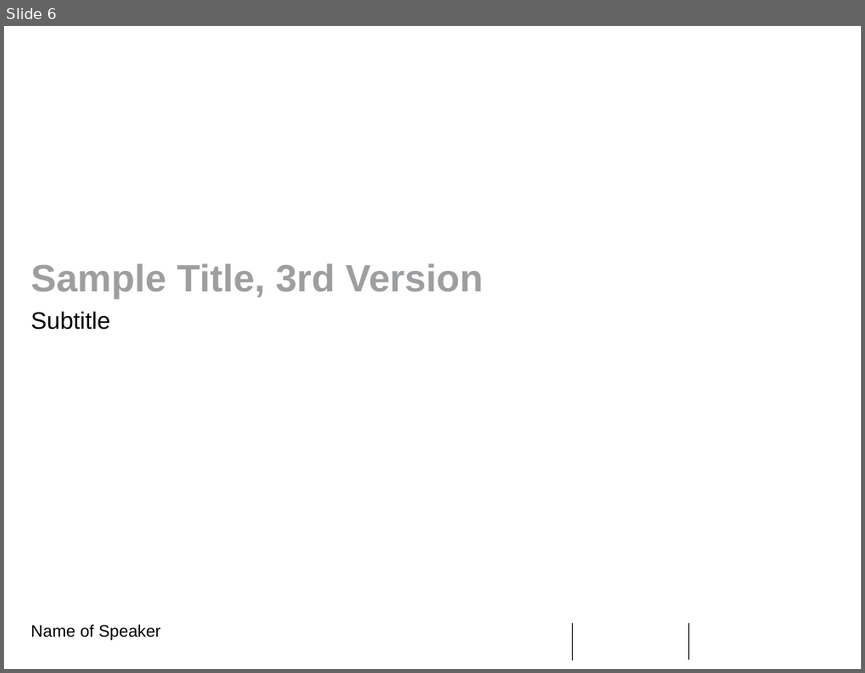
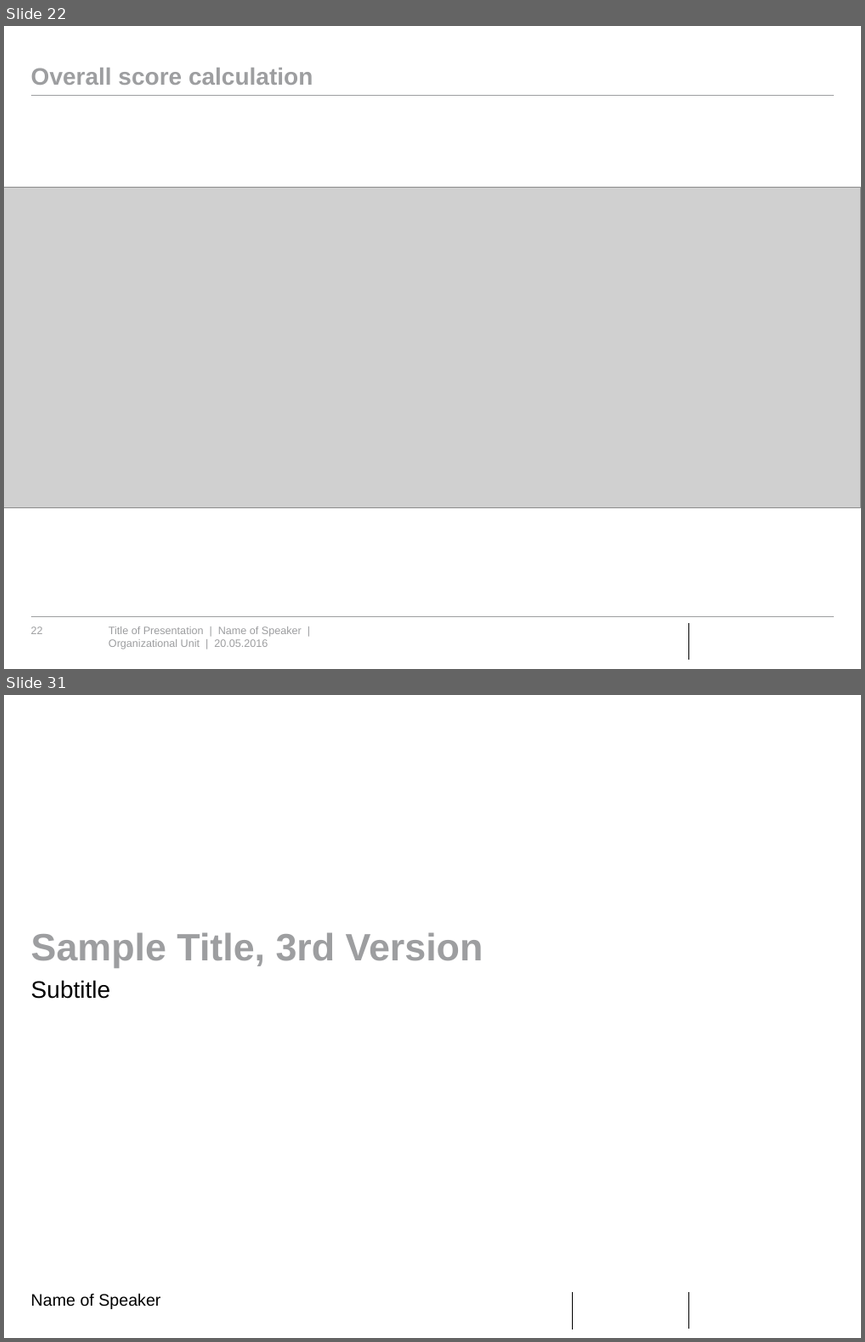
Before and after one commit to pinheadlarry117/hiwi_test, a slide deck: Presentation_template 3.pptx. Shown one above the other, each under a label of ours: slide 6 before the commit, slides 22 and 31 after it; the slides between them are not shown. The pictures are 865x673 and 865x1342 pixels, drawn with LibreOffice and Linux fonts; fonts in the diff are those of the drawing; grey boxes stand for pictures; background and template pictures are left out. Boxes give left, top, right and bottom in pixels: in the first picture for what was removed or moved away, otherwise in the second. Text is boxed around its words. In the diff, an @@ line names an element or a change of style, - is before the commit and + after.

```diff
--- a/Presentation_template 3.pptx
+++ b/Presentation_template 3.pptx
@@ slide 22 added at (4, 26, 861, 669), background #FFFFFF; not listed: 1 template element that a slide beside it also shows @@
@@ title added at (31, 68, 313, 85), 20 pt, text #9D9EA0, bold @@
+Overall score calculation
@@ line added from (30, 96) to (834, 96), #9D9EA0 0.5 pt @@
@@ picture added at (4, 188, 861, 506) @@
@@ line added from (30, 617) to (834, 617), #9D9EA0 0.5 pt @@
@@ page number added at (31, 626, 43, 634), 9 pt, text #9D9EA0 @@
+22
@@ text added at (109, 626, 302, 649), 9 pt, text #9D9EA0 @@
+Title of Presentation | Name of Speaker | Organizational Unit | 20.05.2016
@@ what was slide 6 is now slide 31 @@
```
Also in this commit, not shown: 5 slides changed, 24 other slides added, 1 slide removed.
